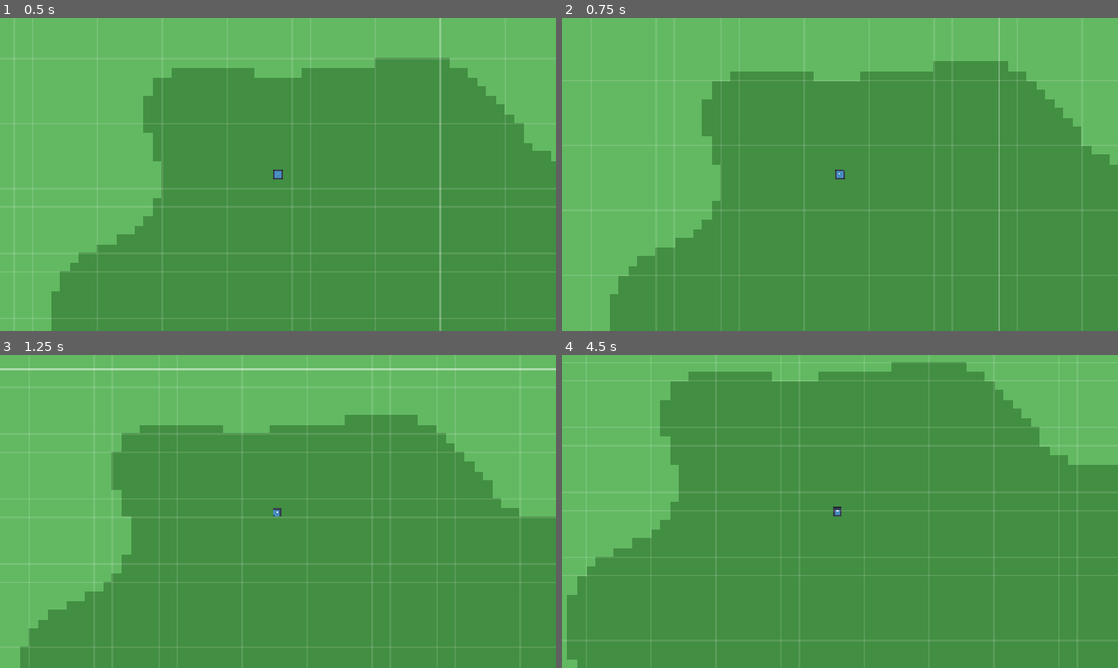
Above: before the commit, frames 1-4 (two rows, left to right).
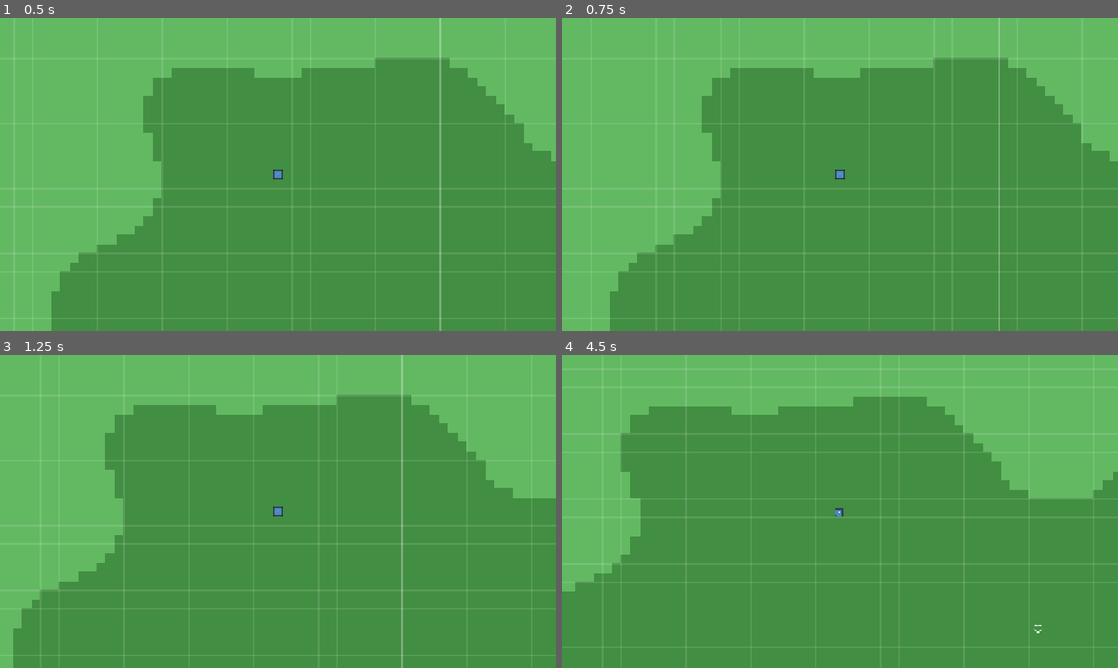
Above: after the commit, the same moments.

Repository: Zathmier/necromancer-game-public
Game: Godot game, scene res://scenes/main.tscn
Same seed, same stepped clock (60 frames per second), same inputs: the game is played once before the commit and once after it. The engine's default icon, where the game draws it, is replaced by a stand-in: a white triangle on a blue panel in a dark square.
Inputs (mouse positions are in pixels of both pictures, inside the frame that each line leads up to):
- Up to frame 1 (0.5 s): no input
- Up to frame 2 (0.75 s): tap Enter at 0.5 s; move the mouse to (962, 158) at 0.52 s; click (962, 158) at 0.67 s
- Up to frame 3 (1.25 s): no input
- Up to frame 4 (4.5 s): move the mouse to (728, 527) at 1.27 s; click (728, 527) at 1.42 s; move the mouse to (895, 442) at 2.02 s; click (895, 442) at 2.17 s; move the mouse to (812, 574) at 2.77 s; click (812, 574) at 2.92 s; move the mouse to (1006, 558) at 3.52 s; click (1006, 558) at 3.67 s; move the mouse to (673, 464) at 4.27 s; click (673, 464) at 4.42 s

Frame 1 is identical in both runs. In frame 2, 1.1% of the frame differs, in the area x 8-100%, y 12-89%; in frame 3, 8.1%; in frame 4, 14%, in the area x 0-100%, y 2-100%.

Commit message:
Fix AStarGrid2D init: call update() before/after set_point_solid; obstacle-aware pathing stable

Diff:
--- /dev/null
+++ b/scripts/debug/TargetMarker.gd
@@ -0,0 +1,15 @@
+extends Node2D
+
+@export var radius: float = 12.0
+@export var width: float = 2.0
+@export var color: Color = Color(1, 1, 1, 0.95)
+
+var _t: float = 0.0
+
+func _process(delta: float) -> void:
+	_t += delta * 4.0
+	queue_redraw()
+
+func _draw() -> void:
+	var r := radius + sin(_t) * 1.5
+	draw_arc(Vector2.ZERO, r, 0.0, TAU, 48, color, width, true)
--- a/scripts/player/Player.gd
+++ b/scripts/player/Player.gd
@@ -1,19 +1,21 @@
 extends CharacterBody2D
-# Grid-following click-to-move (8-directional, least steps), smooth, exact tile-center landings.
-# Godot 4.5 / GDScript
+# Obstacle-aware grid-following click-to-move (8-direction), exact tile-center landings,
+# with a target marker that disappears on arrival.
 
 const TILE := 32
 const HALF_TILE := TILE * 0.5
-
-@export var move_speed: float = 240.0  # pixels/sec
+const SEARCH_RADIUS_TILES := 96  # half-size of the temporary A* window
+
+@export var move_speed: float = 240.0  # px/sec
 
 var _path: PackedVector2Array = PackedVector2Array()  # world-space tile centers
-var _current: Vector2 = Vector2.ZERO                  # current waypoint (world-space)
+var _current: Vector2 = Vector2.ZERO                  # current waypoint
 var _has_path: bool = false
 
+var _marker: Node2D = null  # click marker
+
 func _enter_tree() -> void:
-	# If the scene sets an initial position, we still ensure we land exactly on a tile.
-	# Do it deferred to run AFTER parent/scene positions are finalized.
+	# Snap after parent/scene positions are finalized.
 	call_deferred("_deferred_spawn_snap")
 
 func _ready() -> void:
@@ -28,10 +30,11 @@
 	if event is InputEventMouseButton and event.pressed and event.button_index == MOUSE_BUTTON_LEFT:
 		var target_ws: Vector2 = _snap_to_tile_center(get_global_mouse_position())
 		_set_destination(target_ws)
+		_show_marker(target_ws)
 		get_viewport().set_input_as_handled()
 
 func _physics_process(delta: float) -> void:
-	# Pixel-snap the camera so tiles & grid align 1:1 with screen pixels.
+	# Pixel-snap the camera so tiles & grid stay aligned to pixels.
 	var cam := get_node_or_null("Camera2D") as Camera2D
 	if cam:
 		cam.global_position = cam.global_position.round()
@@ -47,7 +50,7 @@
 	var step: float = move_speed * delta
 
 	if dist <= step:
-		# Arrived at this waypoint. Snap exactly, then advance.
+		# Arrived exactly at this waypoint; advance to the next.
 		global_position = _current
 		if _path.size() > 0:
 			_path.remove_at(0)
@@ -55,6 +58,7 @@
 			_current = _path[0]
 		else:
 			_has_path = false
+			_hide_marker()
 		velocity = Vector2.ZERO
 		move_and_slide()
 		return
@@ -62,54 +66,88 @@
 	velocity = to.normalized() * move_speed
 	move_and_slide()
 
-# ---------------- Pathing helpers ----------------
+# ---------------- Pathing ----------------
 
 func _set_destination(target_ws: Vector2) -> void:
-	# Build an 8-direction, least-steps path (maximally diagonal, then straight).
 	var start_t: Vector2i = _world_to_tile(global_position)
 	var goal_t:  Vector2i = _world_to_tile(target_ws)
-	_path = _build_chebyshev_path(start_t, goal_t)   # world-space waypoints at tile centers
+	_path = _build_astar_path(start_t, goal_t)
 	_has_path = _path.size() > 0
 	if _has_path:
 		_current = _path[0]
 
-# Chebyshev shortest path on a grid with diagonals allowed:
-# Do min(|dx|,|dy|) diagonal steps, then finish remaining straight steps.
+func _build_astar_path(start_t: Vector2i, goal_t: Vector2i) -> PackedVector2Array:
+	var world := get_tree().current_scene
+	var gen := world.find_child("WorldGen", true, false)
+	if gen == null:
+		return _build_chebyshev_path(start_t, goal_t)  # fallback
+
+	# Window bounds (tile coords)
+	var minx: int = min(start_t.x, goal_t.x) - SEARCH_RADIUS_TILES
+	var miny: int = min(start_t.y, goal_t.y) - SEARCH_RADIUS_TILES
+	var maxx: int = max(start_t.x, goal_t.x) + SEARCH_RADIUS_TILES
+	var maxy: int = max(start_t.y, goal_t.y) + SEARCH_RADIUS_TILES
+	var origin_t := Vector2i(minx, miny)
+	var size := Vector2i(maxx - minx + 1, maxy - miny + 1)
+
+	# Create grid (local coords [0..w-1, 0..h-1])
+	var grid := AStarGrid2D.new()
+	grid.region = Rect2i(Vector2i.ZERO, size)
+	grid.cell_size = Vector2(TILE, TILE)
+	grid.offset = Vector2(origin_t.x * TILE + HALF_TILE, origin_t.y * TILE + HALF_TILE)
+	grid.diagonal_mode = AStarGrid2D.DIAGONAL_MODE_ALWAYS
+
+	# IMPORTANT: initialize before using set_point_solid()
+	grid.update()
+
+	# Mark solids, then update again to apply changes
+	for y in range(size.y):
+		for x in range(size.x):
+			var tx := origin_t.x + x
+			var ty := origin_t.y + y
+			if not _is_walkable(gen, tx, ty):
+				grid.set_point_solid(Vector2i(x, y), true)
+
+	grid.update()  # apply solid map
+
+	var from := Vector2i(start_t.x - origin_t.x, start_t.y - origin_t.y)
+	var to   := Vector2i(goal_t.x  - origin_t.x, goal_t.y  - origin_t.y)
+	if not grid.is_in_boundsv(from) or not grid.is_in_boundsv(to):
+		return PackedVector2Array()
+
+	var pts: PackedVector2Array = grid.get_point_path(from, to)
+	return pts  # already world coordinates (thanks to cell_size + offset)
+
+# Fallback path (diagonals first, then straight) if A* can’t be built
 func _build_chebyshev_path(start_t: Vector2i, goal_t: Vector2i) -> PackedVector2Array:
 	var pts := PackedVector2Array()
 	var t := start_t
-
 	var dx: int = goal_t.x - t.x
 	var dy: int = goal_t.y - t.y
 	var sx: int = 0 if dx == 0 else (1 if dx > 0 else -1)
 	var sy: int = 0 if dy == 0 else (1 if dy > 0 else -1)
-
-	var n_diag: int = mini(abs(dx), abs(dy))
-	var n_ax:   int = maxi(abs(dx), abs(dy)) - n_diag
-
-	# 1) Diagonals
-	for i in n_diag:
-		t.x += sx
-		t.y += sy
-		pts.append(_tile_to_world(t))
-
-	# 2) Straights (whichever axis still has remaining delta)
+	var n_diag: int = min(abs(dx), abs(dy))
+	var n_ax:   int = max(abs(dx), abs(dy)) - n_diag
+	for i in range(n_diag):
+		t.x += sx; t.y += sy; pts.append(_tile_to_world(t))
 	if abs(dx) > abs(dy):
-		for i in n_ax:
-			t.x += sx
-			pts.append(_tile_to_world(t))
+		for i in range(n_ax):
+			t.x += sx; pts.append(_tile_to_world(t))
 	elif abs(dy) > abs(dx):
-		for i in n_ax:
-			t.y += sy
-			pts.append(_tile_to_world(t))
-	# if equal, n_ax == 0 and we’re done
-
+		for i in range(n_ax):
+			t.y += sy; pts.append(_tile_to_world(t))
 	return pts
 
-# --- conversions & snap ---
+func _is_walkable(gen: Node, tx: int, ty: int) -> bool:
+	# Uses your WorldGen.get_biome(); blocks 'water' and 'rock' by default
+	if gen.has_method("get_biome"):
+		var biome: String = gen.call("get_biome", tx, ty)
+		return biome != "water" and biome != "rock"
+	return true
+
+# ---------------- Conversions & snap ----------------
 
 func _world_to_tile(p: Vector2) -> Vector2i:
-	# Map world to tile index where centers are n*TILE + HALF_TILE
 	return Vector2i(
 		roundi((p.x - HALF_TILE) / TILE),
 		roundi((p.y - HALF_TILE) / TILE)
@@ -120,6 +158,23 @@
 
 func _snap_to_tile_center(p: Vector2) -> Vector2:
 	return _tile_to_world(_world_to_tile(p))
+
+# ---------------- Click marker ----------------
+
+func _show_marker(pos: Vector2) -> void:
+	_hide_marker()
+	var m := Node2D.new()
+	m.name = "ClickMarker"
+	m.z_index = 1000
+	m.position = pos
+	m.set_script(preload("res://scripts/debug/TargetMarker.gd"))
+	add_child(m)
+	_marker = m
+
+func _hide_marker() -> void:
+	if _marker and is_instance_valid(_marker):
+		_marker.queue_free()
+	_marker = null
 
 # ---------------- Node ensure (visuals & camera only) ----------------
 
Not shown, added: scripts/debug/TargetMarker.gd.uid
